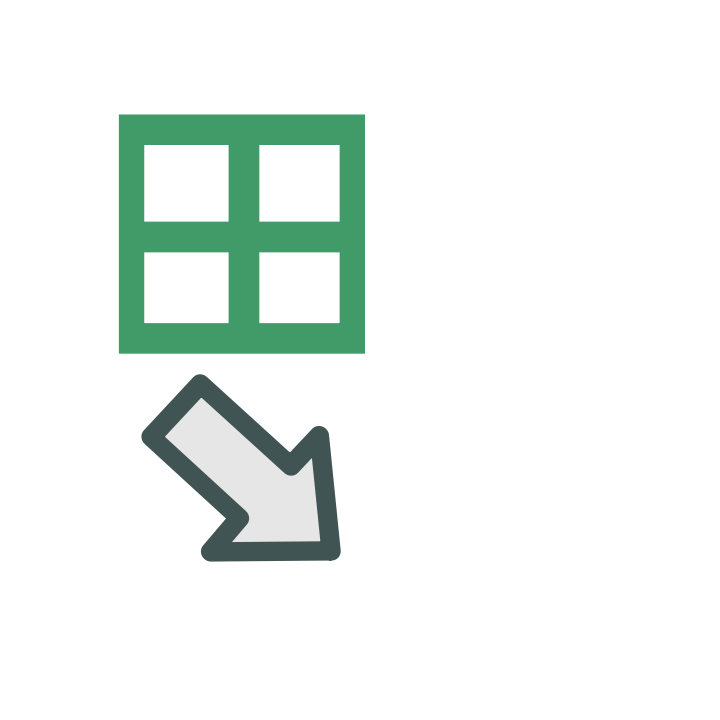
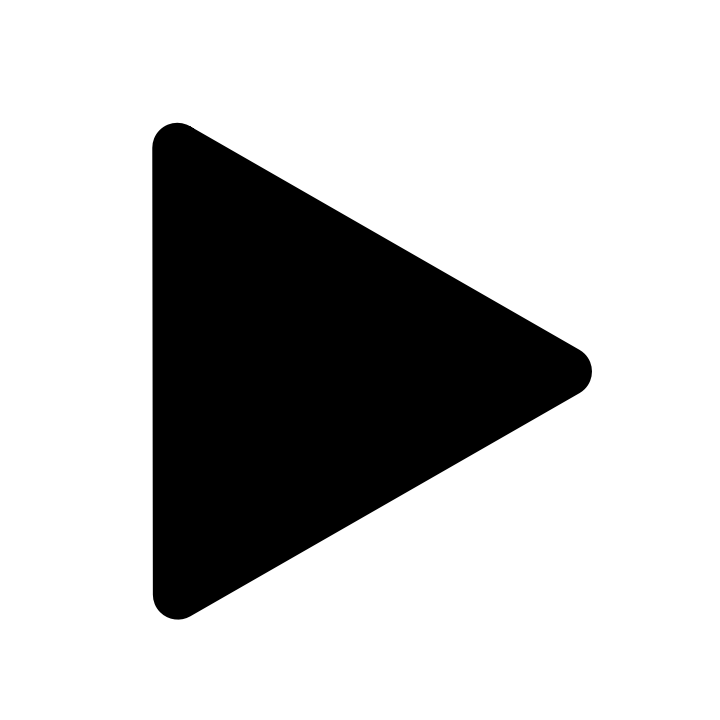
Comparing the layer stacks of the two 720 × 720 images. Changes:
pixels changed over <box>118,114,592,620</box> (layer not identified)
